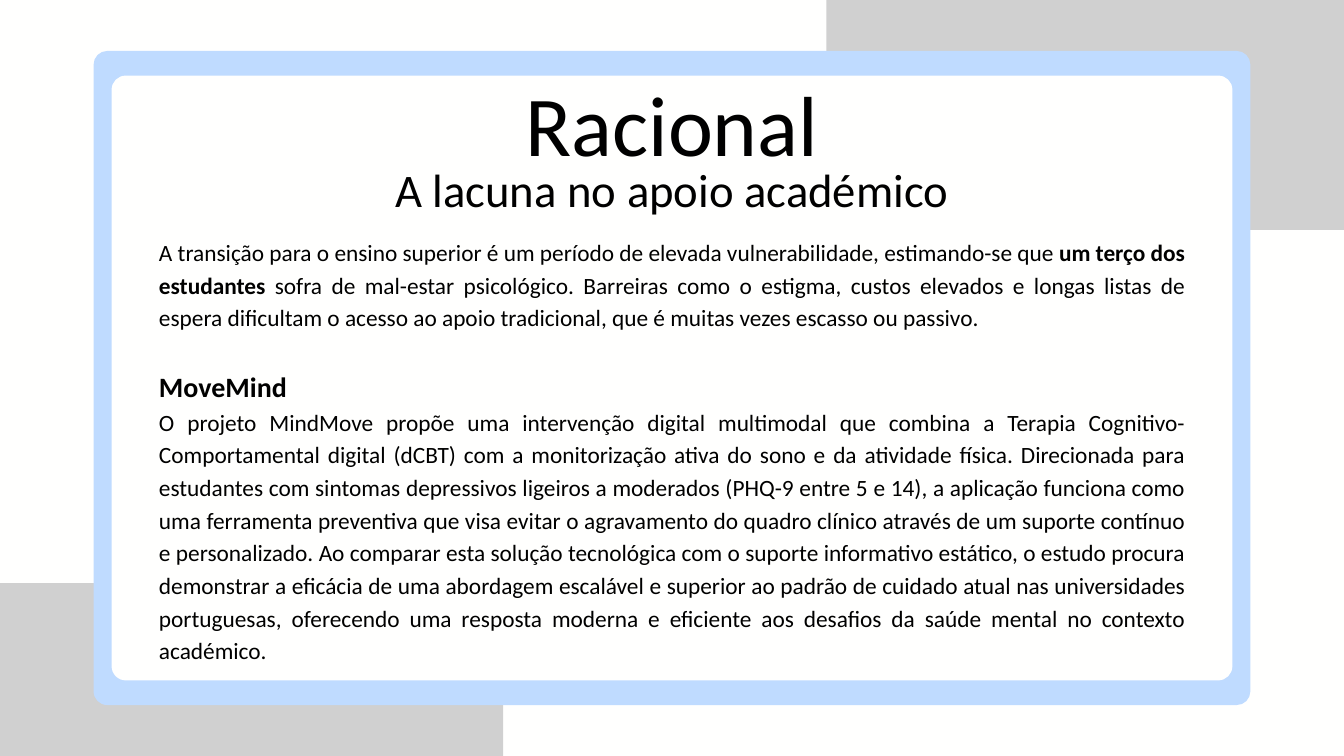
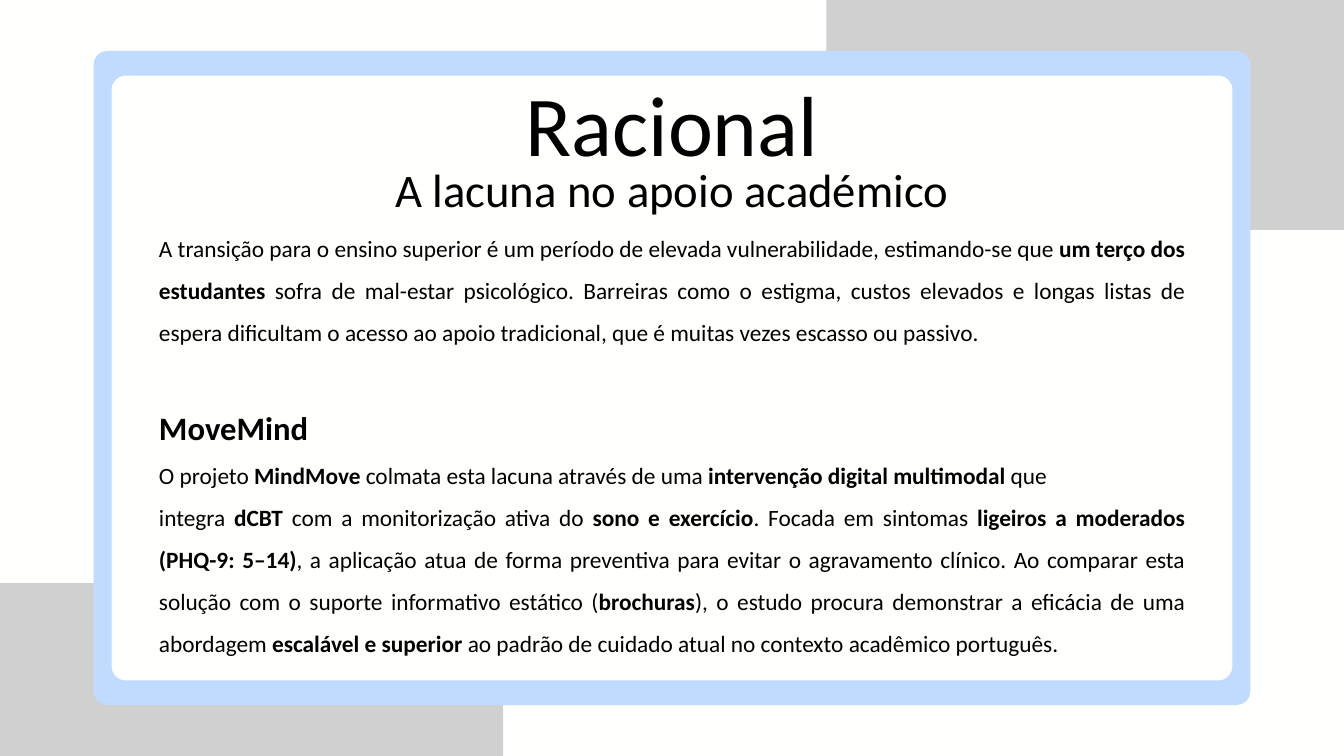
Before and after one commit to sofiawxys/Projeto_FerramentasProdutividade_G_2_E3, a slide deck: slide 2 of MindMove.pptx. Drawn at 1344x756 pixels with LibreOffice and Linux fonts; fonts in the diff are those of the drawing; grey boxes stand for pictures. Boxes give left, top, right and bottom in pixels: in the first picture for what was removed or moved away, otherwise in the second. Text is boxed around its words. In the diff, an @@ line names an element or a change of style, - is before the commit and + after.

```diff
--- a/MindMove.pptx
+++ b/MindMove.pptx
@@ text at (159, 240, 1185, 441): size 30 to 35 pt in "MoveMind"; line spacing 35pt to 1.5; line spacing 42pt to 1.5 @@
@@ text at (159, 467, 1185, 656): text changed @@
-O projeto MindMove propõe uma intervenção digital multimodal que combina a Terapia Cognitivo-Comportamental digital (dCBT) com a monitorização ativa do sono e da atividade física. Direcionada para estudantes com sintomas depressivos ligeiros a moderados (PHQ-9 entre 5 e 14), a aplicação funciona como uma ferramenta preventiva que visa evitar o agravamento do quadro clínico através de um suporte contínuo e personalizado. Ao comparar esta solução tecnológica com o suporte informativo estático, o estudo procura demonstrar a eficácia de uma abordagem escalável e superior ao padrão de cuidado atual nas universidades portuguesas, oferecendo uma resposta moderna e eficiente aos desafios da saúde mental no contexto académico.
+O projeto MindMove colmata esta lacuna através de uma intervenção digital multimodal que
+integra dCBT com a monitorização ativa do sono e exercício. Focada em sintomas ligeiros a moderados (PHQ-9: 5–14), a aplicação atua de forma preventiva para evitar o agravamento clínico. Ao comparar esta solução com o suporte informativo estático (brochuras), o estudo procura demonstrar a eficácia de uma abordagem escalável e superior ao padrão de cuidado atual no contexto acadêmico português.
```
Also in this commit, not shown: 8 other slides changed.
